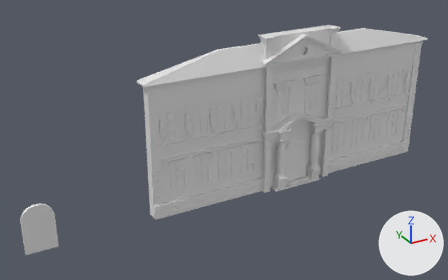
A saved change to the glTF model blender/fasada.glb.
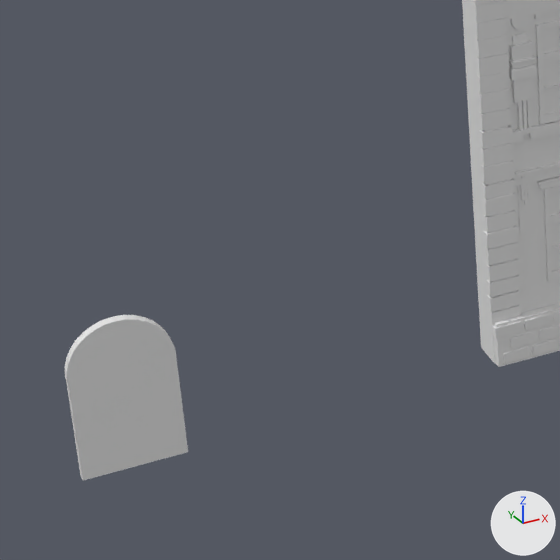
Old and new are each drawn whole from a 50 mm lens placed at (-38.4, -71.5, 26.7), pointed at (-2.4, -6.0, -6.0) and again close up on the part from 0% to 39% of the width and 38% to 100% of the height. The axes (+X, +Y, +Z) are drawn at lower right. The lights are the same throughout. The older version's two pictures come first. Where no turn or scale is listed for an object, it has been applied to the vertices.
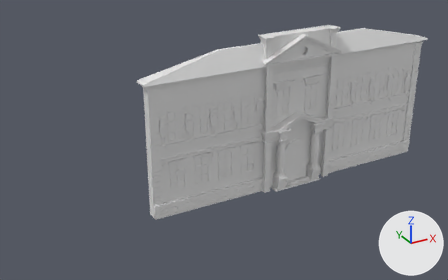
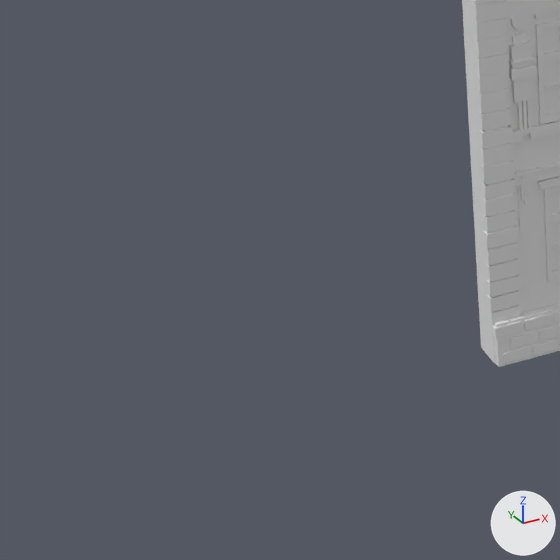
What differs and where, as boxes (x1, y1, x2, y2) in the close-ups (560 x 560 px):
'Cube.034', deleted
    before: (64, 315, 188, 480)

What changed in the scene script:
```text
Remove ob_cube_034:
    ob_cube_034 = bpy.data.objects.new('Cube.034', me_cube_052)
    ob_cube_034.location = (-27.34, -6.83, -12.57)
```
